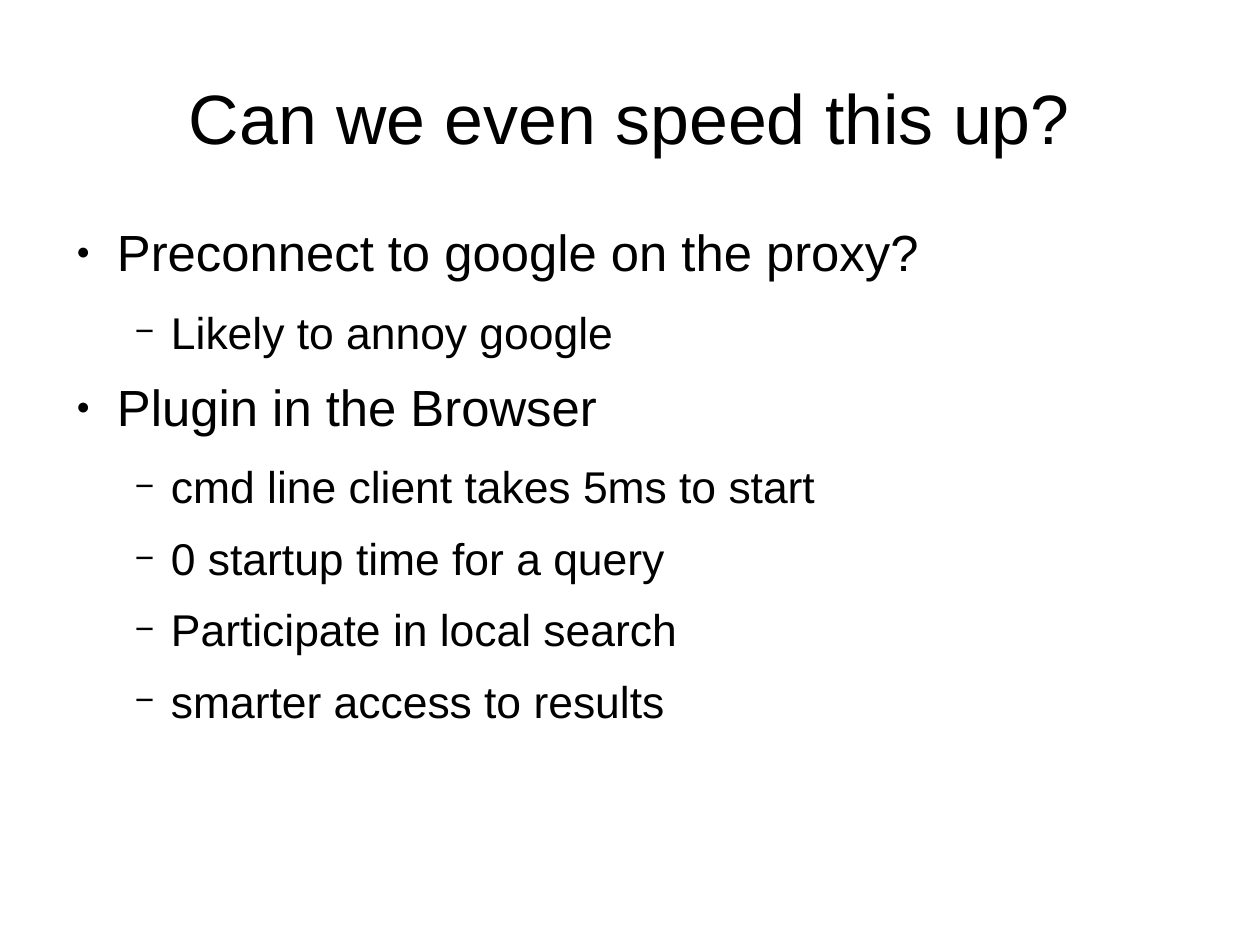
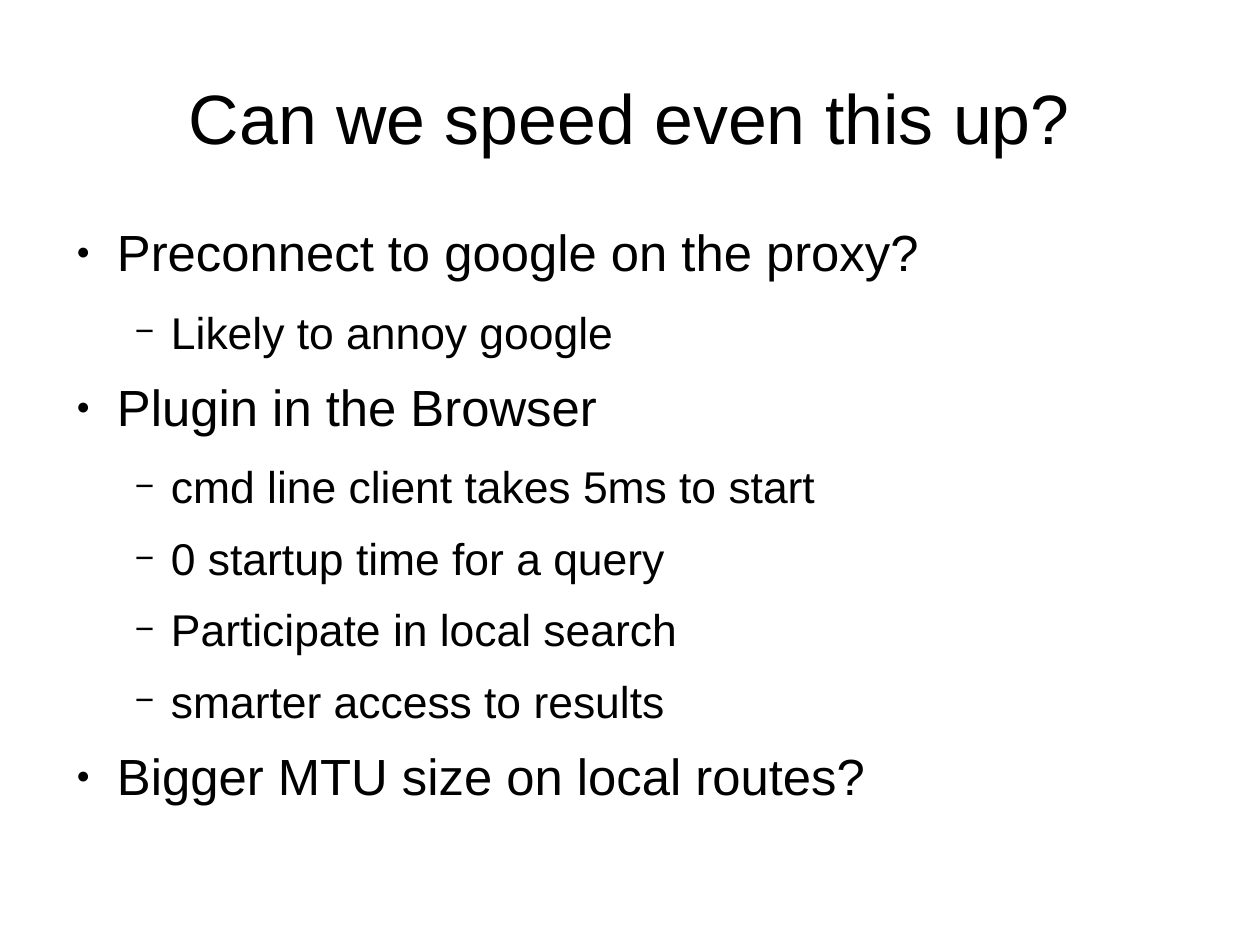
Before and after one commit to dtaht/Gnugol, a slide deck: slide 20 of doc/gnugol.odp (slide 18 before the commit). Drawn at 1260x945 pixels with LibreOffice and Linux fonts; fonts in the diff are those of the drawing. Boxes give left, top, right and bottom in pixels: in the first picture for what was removed or moved away, otherwise in the second. Text is boxed around its words. In the diff, an @@ line names an element or a change of style, - is before the commit and + after.

```diff
--- a/doc/gnugol.odp
+++ b/doc/gnugol.odp
@@ title at <box>189,93,1069,157</box>: text changed @@
-Can we even speed this up?
+Can we speed even this up?
@@ text at <box>117,758,864,806</box>: paragraph added @@
+● Bigger MTU size on local routes?
```
Also in this commit, not shown: 5 other slides changed, 5 slides added, 1 slide removed.
